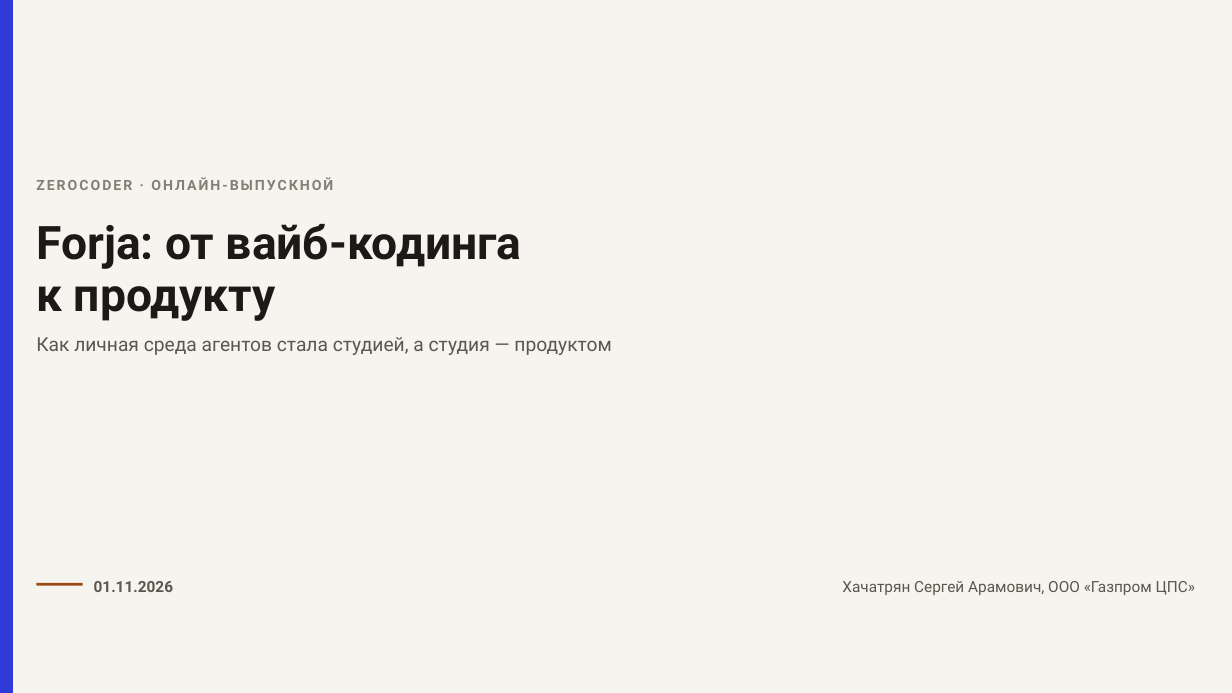
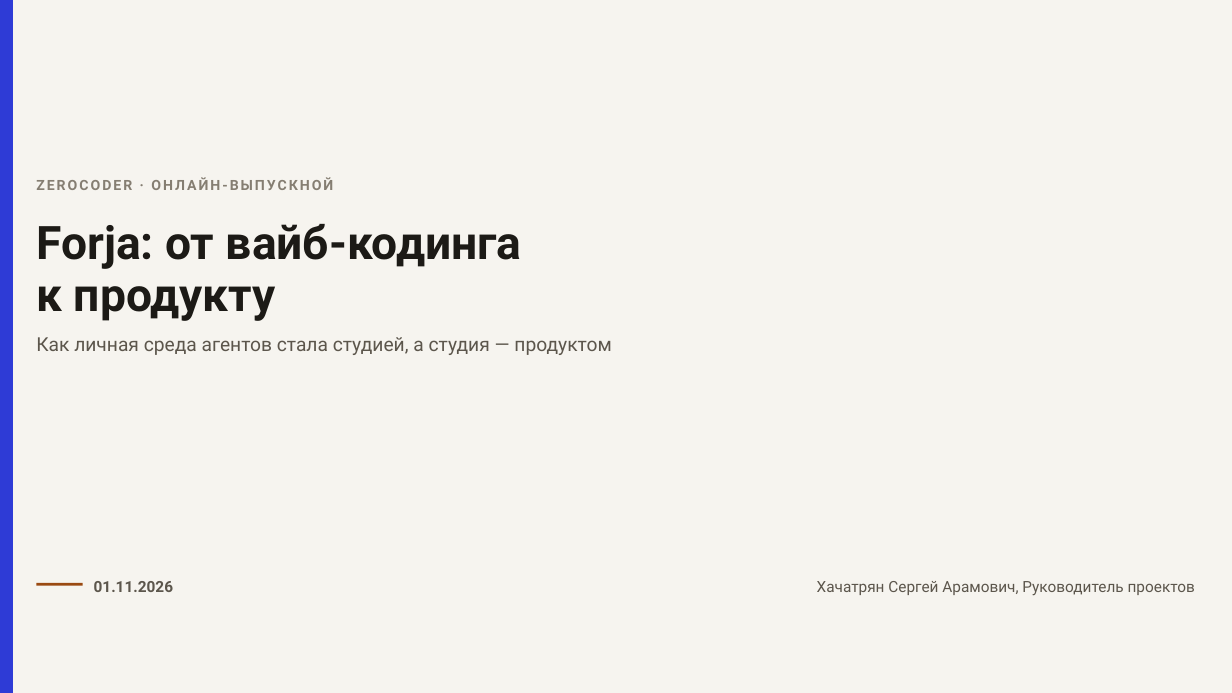
Before and after one commit to khsergey-afk/forja-zerocoder, a slide deck: slide 1 of docs/2026-11-01_forja-выпускной_доклад.pptx. Drawn at 1232x693 pixels with LibreOffice and Linux fonts; fonts in the diff are those of the drawing. Boxes give left, top, right and bottom in pixels: in the first picture for what was removed or moved away, otherwise in the second. Text is boxed around its words. In the diff, an @@ line names an element or a change of style, - is before the commit and + after.

```diff
--- a/docs/2026-11-01_forja-выпускной_доклад.pptx
+++ b/docs/2026-11-01_forja-выпускной_доклад.pptx
@@ text at (x1=817, y1=581, x2=1195, y2=595): text changed @@
-Хачатрян Сергей Арамович, ООО «Газпром ЦПС»
+Хачатрян Сергей Арамович, Руководитель проектов
```
Also in this commit, not shown: 2 other slides changed, 4 other files.
